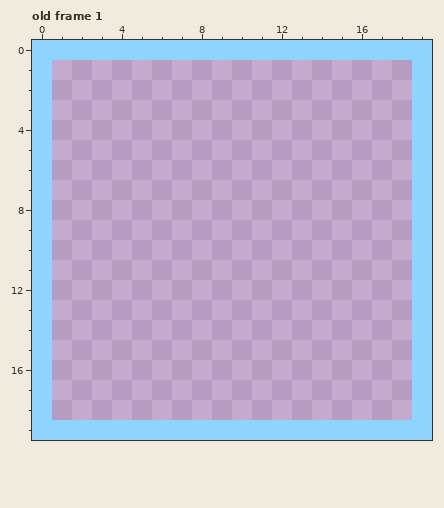
Pixel-art file -- games/Phaser-Snake-Game/public/assets/sprites/UI_InventorySelector.aseprite. Above, as it was before the edit.
20x20 pixels, 1 frame. Shown: old frame 1. The commit also changed other frames, which this record leaves out.
Now the later version:
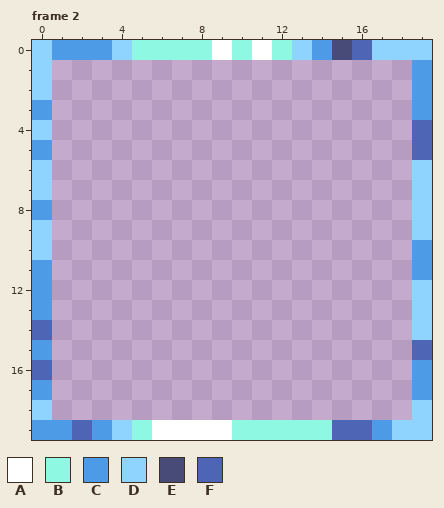
Palette (. is transparent): A #ffffff  B #8ff8e2  C #4d9be6  D #8fd3ff  E #484a77  F #4d65b4
A new or re-ordered frame is compared with the old frame closest to it.
The edit:
frames 1 -> 12
Changed rows in their new state; - is an unchanged pixel.
Frame 2 is new; against old frame 1:
first column x 0:
 0 -CCC-BBBBABAB-CEF---
 1 -------------------C
 2 -------------------C
 3 C------------------C
 4 -------------------F
 5 C------------------F
 8 C-------------------
10 -------------------C
11 C------------------C
12 C-------------------
13 C-------------------
14 F-------------------
15 C------------------F
16 F------------------C
17 C------------------C
19 CCFC-BAAAABBBBBFFC--
